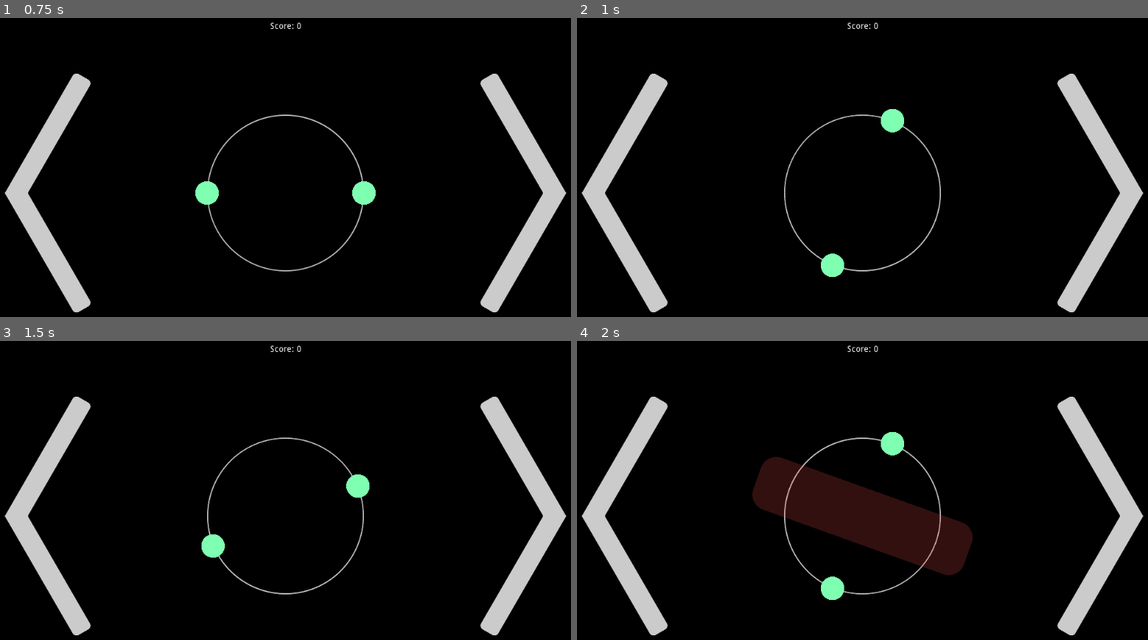
Above: before the commit, frames 1-4 (two rows, left to right).
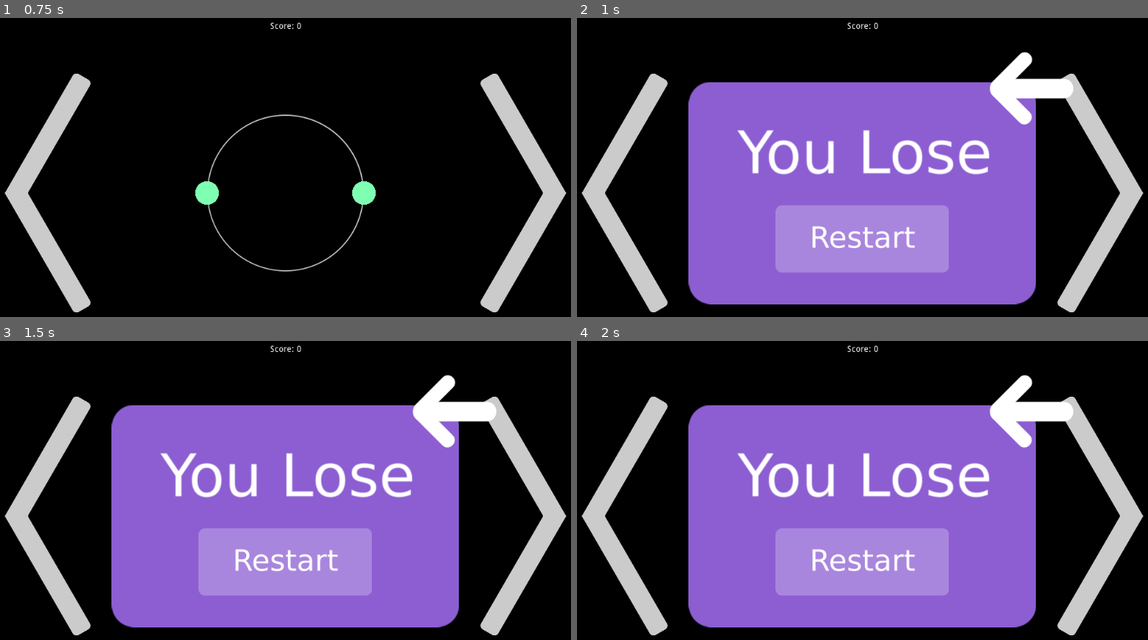
Above: after the commit, the same moments.

Repository: SamaStolbanutost/balls-n-shields
Game: Godot game, scene res://scenes/gameplay.tscn
The game is run twice, just before and just after one commit, with the same random seed, the same clock (stepped at 60 frames per second) and the same inputs. This scene is started directly instead of the project's main scene.
Inputs:
- Up to frame 1 (0.75 s): tap Enter at 0.5 s; hold Right (ui_right) from 0.53 s (still down)
- Up to frame 2 (1 s): keep holding Right (ui_right)
- Up to frame 3 (1.5 s): release Right (ui_right) at 1.28 s; hold Left (ui_left) from 1.28 s (still down)
- Up to frame 4 (2 s): keep holding Left (ui_left)

Frame 1 is identical in both runs. In frame 2, 46% of the frame differs, in the area x 19-87%, y 11-96%; in frame 3, 46%; in frame 4, 46%.

Commit message:
New mode, Bug fix

Diff:
--- a/chars/balls.tscn
+++ b/chars/balls.tscn
@@ -1,22 +1,41 @@
-[gd_scene load_steps=4 format=2]
+[gd_scene load_steps=5 format=2]
 
-[ext_resource path="res://sprites/laser.png" type="Texture" id=1]
-[ext_resource path="res://scripts/balls.gd" type="Script" id=2]
+[ext_resource path="res://scripts/objects.gd" type="Script" id=1]
+[ext_resource path="res://sprites/ball.png" type="Texture" id=2]
 
-[sub_resource type="RectangleShape2D" id=1]
-extents = Vector2( 75, 305 )
+[sub_resource type="CircleShape2D" id=1]
+radius = 38.0
+
+[sub_resource type="CircleShape2D" id=2]
+radius = 38.0
 
 [node name="balls" type="Node2D"]
 scale = Vector2( 0.6, 0.6 )
-script = ExtResource( 2 )
+script = ExtResource( 1 )
 
-[node name="laser" type="KinematicBody2D" parent="."]
+[node name="ball" type="KinematicBody2D" parent="."]
+position = Vector2( 0, -256 )
 
-[node name="laser_sprite" type="Sprite" parent="laser"]
-scale = Vector2( 0.5, 0.5 )
-texture = ExtResource( 1 )
+[node name="ball_sprite" type="Sprite" parent="ball"]
+scale = Vector2( 0.15, 0.15 )
+texture = ExtResource( 2 )
 
-[node name="laser_collision" type="Area2D" parent="laser"]
+[node name="ball_collision" type="Area2D" parent="ball"]
 
-[node name="CollisionShape2D" type="CollisionShape2D" parent="laser/laser_collision"]
+[node name="CollisionShape2D" type="CollisionShape2D" parent="ball/ball_collision"]
 shape = SubResource( 1 )
+
+[node name="another_ball" type="KinematicBody2D" parent="."]
+position = Vector2( 0, 256 )
+
+[node name="ball_sprite" type="Sprite" parent="another_ball"]
+scale = Vector2( 0.15, 0.15 )
+texture = ExtResource( 2 )
+
+[node name="another_ball_collision" type="Area2D" parent="another_ball"]
+
+[node name="CollisionShape2D" type="CollisionShape2D" parent="another_ball/another_ball_collision"]
+shape = SubResource( 2 )
+
+[connection signal="area_entered" from="ball/ball_collision" to="." method="ball_crush"]
+[connection signal="body_entered" from="ball/ball_collision" to="." method="shield_crush"]
--- /dev/null
+++ b/chars/laser.tscn
@@ -0,0 +1,22 @@
+[gd_scene load_steps=4 format=2]
+
+[ext_resource path="res://scripts/objects.gd" type="Script" id=1]
+[ext_resource path="res://sprites/laser.png" type="Texture" id=2]
+
+[sub_resource type="RectangleShape2D" id=1]
+extents = Vector2( 75, 305 )
+
+[node name="laser" type="Node2D"]
+scale = Vector2( 0.6, 0.6 )
+script = ExtResource( 1 )
+
+[node name="laser" type="KinematicBody2D" parent="."]
+
+[node name="laser_sprite" type="Sprite" parent="laser"]
+scale = Vector2( 0.5, 0.5 )
+texture = ExtResource( 2 )
+
+[node name="laser_collision" type="Area2D" parent="laser"]
+
+[node name="CollisionShape2D" type="CollisionShape2D" parent="laser/laser_collision"]
+shape = SubResource( 1 )
--- a/global_parameters.gd
+++ b/global_parameters.gd
@@ -2,4 +2,6 @@
 
 var score = 0
 var _game = true # is playing now, or losed
-var speed = 1.5
+var speed = 0.5
+var movespeed = 2000
+var game_mode = "bc"
--- a/scenes/gamemode_selection.tscn
+++ b/scenes/gamemode_selection.tscn
@@ -8,6 +8,7 @@
 [ext_resource path="res://sprites/shield.png" type="Texture" id=6]
 [ext_resource path="res://sprites/go_back.png" type="Texture" id=7]
 [ext_resource path="res://scripts/triangle_generator.gd" type="Script" id=8]
+[ext_resource path="res://sprites/ball_crush.png" type="Texture" id=9]
 
 [node name="Node2D" type="Node2D"]
 script = ExtResource( 3 )
@@ -34,6 +35,23 @@
 "_edit_use_anchors_": false
 }
 
+[node name="lr_button2" type="TouchScreenButton" parent="."]
+position = Vector2( 409.6, 340 )
+scale = Vector2( 0.2, 0.2 )
+normal = ExtResource( 9 )
+
+[node name="Label" type="Label" parent="lr_button2"]
+margin_top = 1024.0
+margin_right = 220.0
+margin_bottom = 1049.0
+rect_scale = Vector2( 5, 5 )
+text = "Ball crush"
+align = 1
+valign = 1
+__meta__ = {
+"_edit_use_anchors_": false
+}
+
 [node name="Choose_gm_label" type="Label" parent="."]
 margin_right = 1024.0
 margin_bottom = 60.0
@@ -44,23 +62,23 @@
 "_edit_use_anchors_": false
 }
 
-[node name="choose_diff_lr" type="Sprite" parent="."]
+[node name="choose_diff" type="Sprite" parent="."]
 visible = false
 position = Vector2( 512, 300 )
 scale = Vector2( 0.4, 0.4 )
 texture = ExtResource( 4 )
 
-[node name="hard_mode" type="TouchScreenButton" parent="choose_diff_lr"]
+[node name="hard_mode" type="TouchScreenButton" parent="choose_diff"]
 position = Vector2( 44, 0 )
 scale = Vector2( 0.5, 0.5 )
 normal = ExtResource( 5 )
 
-[node name="easy_mode" type="TouchScreenButton" parent="choose_diff_lr"]
+[node name="easy_mode" type="TouchScreenButton" parent="choose_diff"]
 position = Vector2( -300, 0 )
 scale = Vector2( 0.5, 0.5 )
 normal = ExtResource( 6 )
 
-[node name="close" type="TouchScreenButton" parent="choose_diff_lr"]
+[node name="close" type="TouchScreenButton" parent="choose_diff"]
 position = Vector2( 295, -405 )
 scale = Vector2( 0.4, 0.4 )
 normal = ExtResource( 5 )
@@ -79,7 +97,8 @@
 normal = ExtResource( 7 )
 
 [connection signal="released" from="lr_button" to="." method="laser_room"]
-[connection signal="released" from="choose_diff_lr/hard_mode" to="." method="hard_mode_lr"]
-[connection signal="released" from="choose_diff_lr/easy_mode" to="." method="easy_mode_lr"]
-[connection signal="released" from="choose_diff_lr/close" to="." method="close_diff_choose_lr"]
+[connection signal="released" from="lr_button2" to="." method="ball_crush"]
+[connection signal="released" from="choose_diff/hard_mode" to="." method="hard_mode"]
+[connection signal="released" from="choose_diff/easy_mode" to="." method="easy_mode"]
+[connection signal="released" from="choose_diff/close" to="." method="close_diff_choose"]
 [connection signal="released" from="go_back_button" to="." method="go_back"]
--- a/scenes/gameplay.tscn
+++ b/scenes/gameplay.tscn
@@ -1,9 +1,9 @@
-[gd_scene load_steps=15 format=2]
+[gd_scene load_steps=14 format=2]
 
 [ext_resource path="res://chars/player.tscn" type="PackedScene" id=1]
 [ext_resource path="res://sprites/arrow.png" type="Texture" id=2]
 [ext_resource path="res://scripts/player.gd" type="Script" id=3]
-[ext_resource path="res://scripts/balls_generator.gd" type="Script" id=4]
+[ext_resource path="res://scripts/generator.gd" type="Script" id=4]
 [ext_resource path="res://sprites/highlight.png" type="Texture" id=5]
 [ext_resource path="res://scripts/text_update.gd" type="Script" id=6]
 [ext_resource path="res://sprites/lose.png" type="Texture" id=7]
@@ -11,7 +11,6 @@
 [ext_resource path="res://sprites/restart_button/restart_normal.png" type="Texture" id=9]
 [ext_resource path="res://sprites/backgroud.png" type="Texture" id=10]
 [ext_resource path="res://sprites/go_back.png" type="Texture" id=11]
-[ext_resource path="res://scripts/lr_script.gd" type="Script" id=12]
 
 [sub_resource type="RectangleShape2D" id=1]
 extents = Vector2( 124, 300 )
@@ -19,8 +18,7 @@
 [sub_resource type="RectangleShape2D" id=2]
 extents = Vector2( 124, 300 )
 
-[node name="Node2D" type="Node2D"]
-script = ExtResource( 12 )
+[node name="laser_room" type="Node2D"]
 
 [node name="backgroud" type="Sprite" parent="."]
 position = Vector2( 512, 300 )
@@ -61,7 +59,7 @@
 scale = Vector2( 0.33, 0.79 )
 texture = ExtResource( 5 )
 
-[node name="balls_generator" type="Node2D" parent="."]
+[node name="generator" type="Node2D" parent="."]
 position = Vector2( 512, 300 )
 script = ExtResource( 4 )
 
--- a/scripts/balls.gd
+++ /dev/null
@@ -1,27 +0,0 @@
-extends Node2D
-
-var movespeed = 1200
-var random_number = rand_range(0.0, 360.0)
-var timer = 0.0
-
-func _ready():
-	$".".modulate.a = 0
-	randomize()
-	$".".global_position = $"../balls_generator".global_position
-	$".".rotation_degrees = random_number
-
-func _physics_process(delta):
-	timer += delta
-	if timer <= global.speed / 2:
-		if global.speed < 1.0:
-			$".".modulate.a = timer
-		else:
-			$".".modulate.a = timer / 2
-	if timer >= global.speed:
-		if $laser/laser_collision.get_overlapping_bodies() != []:
-			global._game = false
-			$"../lose".visible = true
-			$".".queue_free()
-		else:
-			global.score += 1
-			$".".queue_free()
--- a/scripts/balls_generator.gd
+++ /dev/null
@@ -1,13 +0,0 @@
-extends Node2D
-
-var timer = 0.0
-var preload_balls = preload("res://chars/balls.tscn")
-var balls = null
-
-func _physics_process(delta):
-	if global._game:
-		balls = preload_balls.instance()
-		timer += delta
-		if timer >= global.speed + 0.1:
-			get_parent().add_child(balls)
-			timer = 0
--- a/scripts/gamemode_selection.gd
+++ b/scripts/gamemode_selection.gd
@@ -1,20 +1,27 @@
 extends Node2D
 
 func laser_room():
-	$choose_diff_lr.visible = true
+	global.game_mode = "lr"
+	$choose_diff.visible = true
 
-func hard_mode_lr():
+func hard_mode():
 	global.speed = 0.5
+	global.movespeed = 2200
 	# warning-ignore:return_value_discarded
 	get_tree().change_scene("res://scenes/gameplay.tscn")
 
-func easy_mode_lr():
+func easy_mode():
 	global.speed = 1.5
+	global.movespeed = 1200
 	# warning-ignore:return_value_discarded
 	get_tree().change_scene("res://scenes/gameplay.tscn")
 
-func close_diff_choose_lr():
-	$choose_diff_lr.visible = false
+func close_diff_choose():
+	$choose_diff.visible = false
 
 func go_back():
 	get_tree().change_scene("res://scenes/main_menu.tscn")
+
+func ball_crush():
+	global.game_mode = "bc"
+	$choose_diff.visible = true
--- /dev/null
+++ b/scripts/generator.gd
@@ -0,0 +1,19 @@
+extends Node2D
+
+var timer = 0.0
+var preload_laser = preload("res://chars/laser.tscn")
+var preload_balls = preload("res://chars/balls.tscn")
+var laser
+var balls
+var objects_instance
+
+func _physics_process(delta):
+	objects_instance = [preload_laser.instance(), preload_balls.instance()]
+	if global._game:
+		timer += delta
+		if timer >= global.speed + 0.1:
+			if global.game_mode == "lr":
+				get_parent().add_child(objects_instance[0])
+			elif global.game_mode == "bc":
+				get_parent().add_child(objects_instance[1])
+			timer = 0
--- a/scripts/lr_script.gd
+++ /dev/null
@@ -1,4 +0,0 @@
-extends Node2D
-
-func go_back():
-	get_tree().change_scene("res://scenes/gamemode_selection.tscn")
--- /dev/null
+++ b/scripts/objects.gd
@@ -0,0 +1,43 @@
+extends Node2D
+
+var random_number = rand_range(0.0, 360.0)
+var timer = 0.0
+
+func _ready():
+	randomize()
+	$".".global_position = get_parent().get_node("generator").global_position
+	$".".rotation_degrees = random_number
+	if global.game_mode == "lr":
+		$".".modulate.a = 0
+	elif global.game_mode == "bc":
+		$ball.transform.origin.y *= 4.0
+		$another_ball.transform.origin.y *= 4.0
+
+func _physics_process(delta):
+	timer += delta
+	if global.game_mode == "lr":
+		if timer <= global.speed / 2:
+			if global.speed < 1.0:
+				$".".modulate.a = timer
+			else:
+				$".".modulate.a = timer / 2
+		if timer >= global.speed:
+			if $laser/laser_collision.get_overlapping_bodies() != []:
+				global._game = false
+				$"../lose".visible = true
+				$".".queue_free()
+			else:
+				global.score += 1
+				$".".queue_free()
+	elif global.game_mode == "bc":
+		$"ball".transform.origin.y += delta * global.movespeed
+		$"another_ball".transform.origin.y -= delta * global.movespeed
+
+func ball_crush(area):
+	global.score += 1
+	$".".queue_free()
+
+func shield_crush(body):
+	global._game = false
+	$"../lose".visible = true
+	$".".queue_free()
--- a/scripts/player.gd
+++ b/scripts/player.gd
@@ -27,3 +27,8 @@
 	global.score = 0
 	global._game = true
 	get_tree().reload_current_scene()
+
+func go_back():
+	global.score = 0
+	global._game = true
+	get_tree().change_scene("res://scenes/gamemode_selection.tscn")
Not shown, changed: export_presets.cfg
Not shown: 1 places in scenes/gamemode_selection.tscn that only renumber resources
Binary file added: sprites/ball_crush.png
Not shown, added: sprites/ball_crush.png.import
Not shown, added: export/android/bns-build-alpha0.0.7-arm.apk
Not shown, added: export/android/bns-build-alpha0.0.7-arm.apk.idsig
